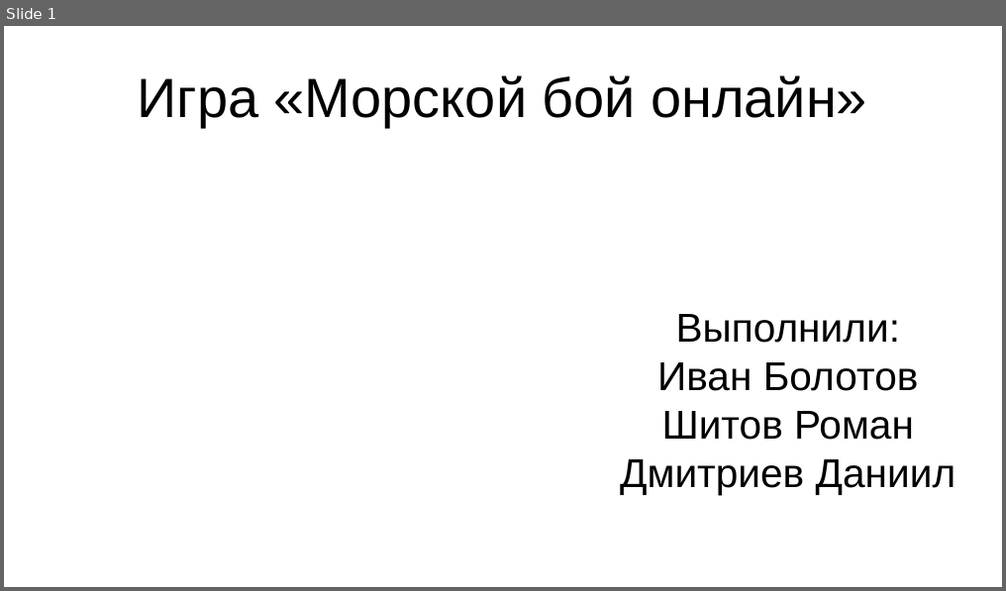
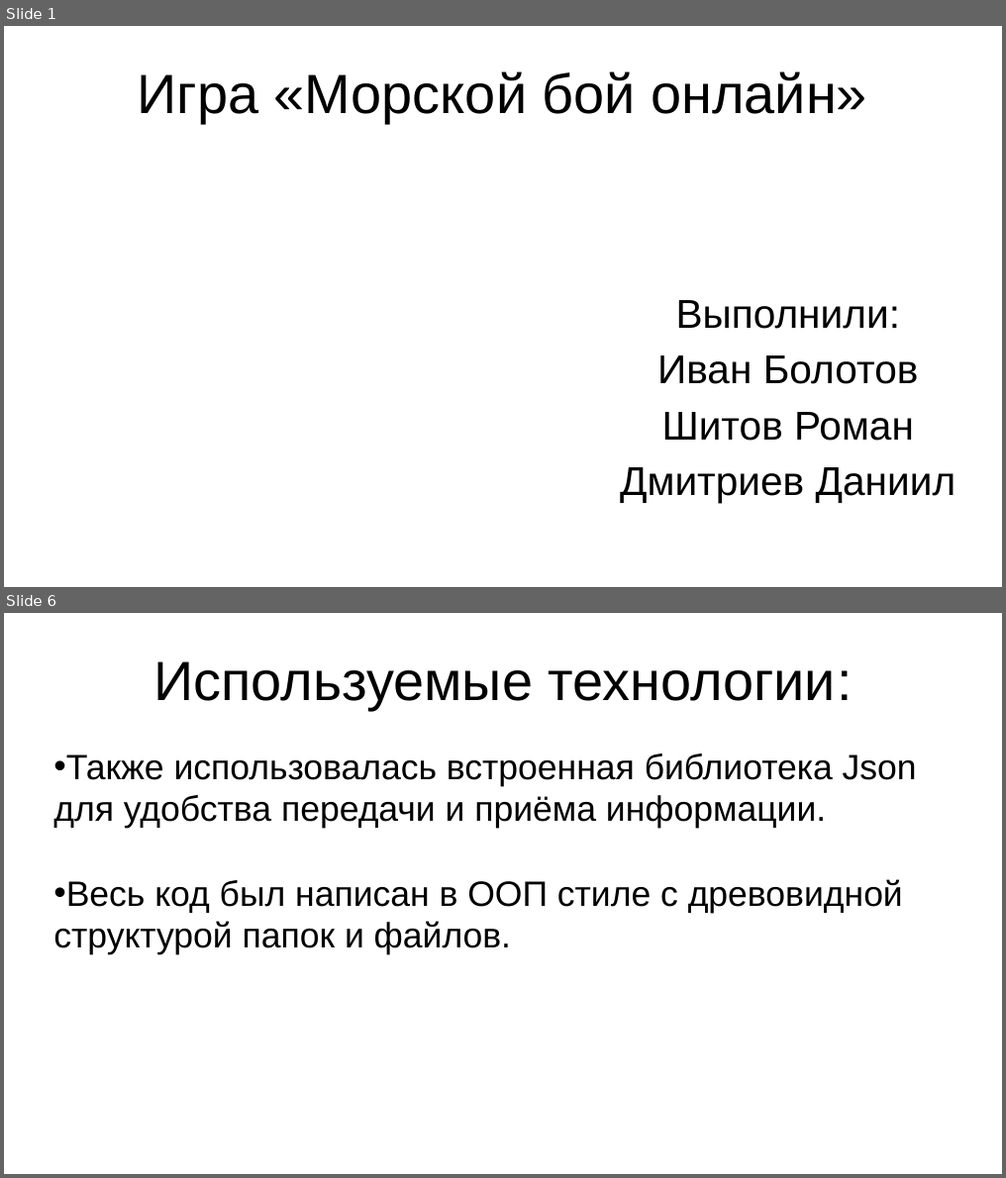
Before and after one commit to Ivan-Bolotov/PygameProject, a slide deck: Презентация.pptx. Shown one above the other, each under a label of ours: slide 1 before the commit, slides 1 and 6 after it; the slides between them are not shown. The pictures are 1006x591 and 1006x1178 pixels, drawn with LibreOffice and Linux fonts; fonts in the diff are those of the drawing. Boxes give left, top, right and bottom in pixels: in the first picture for what was removed or moved away, otherwise in the second. Text is boxed around its words. In the diff, an @@ line names an element or a change of style, - is before the commit and + after.

```diff
--- a/Презентация.pptx
+++ b/Презентация.pptx
@@ slide 6 added at (4,613,1002,1174), background #FFFFFF @@
@@ title added at (153,662,852,709), 44 pt, text #000000 @@
+Используемые технологии:
@@ text added at (54,754,917,956), 28 pt, text #000000 @@
+• Также использовалась встроенная библиотека Json для удобства передачи и приёма информации.
+• Весь код был написан в ООП стиле с древовидной структурой папок и файлов.
@@ slide 1 changed as well @@
@@ title "Игра «Морской бой онлайн»" at (138,72,867,122): line spacing 1 to 0.9 @@
@@ subtitle "Выполнили:" at (620,300,956,503): indent changed; line spacing 1 to 0.9; more space between paragraphs @@
```
Also in this commit, not shown: 6 other slides added, 1 other file.
